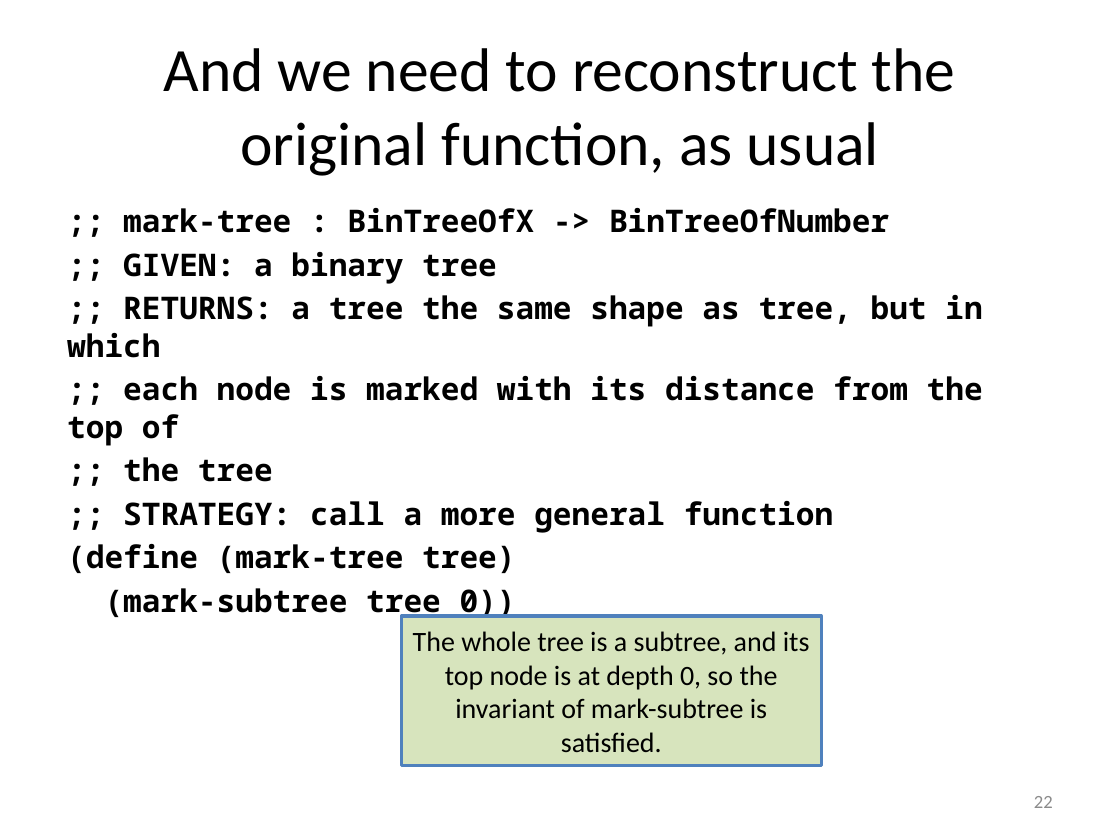
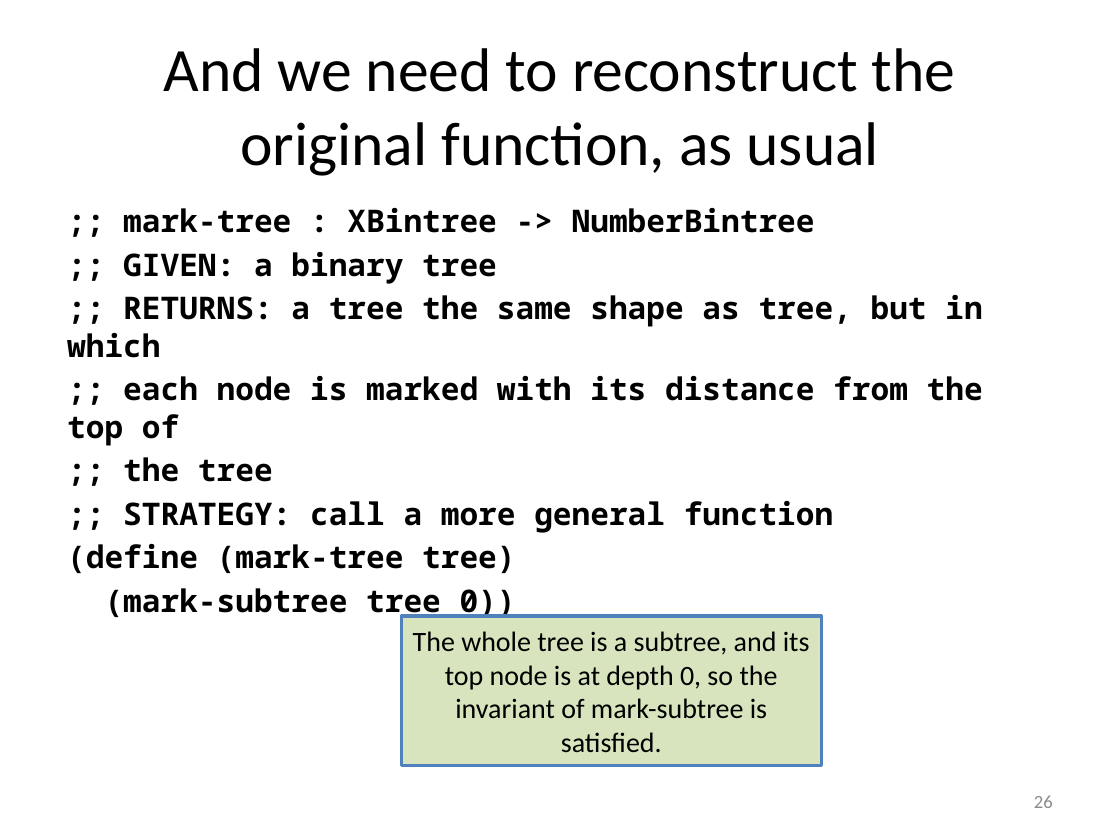
Before and after one commit to mwand/cs5010f17, a slide deck: slide 26 of Slides/Lesson 7.1-7.3 Invariants Combined.pptx (slide 22 before the commit). Drawn at 1120x840 pixels with LibreOffice and Linux fonts; fonts in the diff are those of the drawing. Boxes give left, top, right and bottom in pixels: in the first picture for what was removed or moved away, otherwise in the second. Text is boxed around its words. In the diff, an @@ line names an element or a change of style, - is before the commit and + after.

```diff
--- a/Slides/Lesson 7.1-7.3 Invariants Combined.pptx
+++ b/Slides/Lesson 7.1-7.3 Invariants Combined.pptx
@@ text at [123, 208, 815, 233]: text changed @@
-;; mark-tree : BinTreeOfX -> BinTreeOfNumber
+;; mark-tree : XBintree -> NumberBintree
@@ page number at [1034, 795, 1053, 808]: text changed @@
-22
+26
```
Also in this commit, not shown: 8 other slides changed, 4 slides added.
